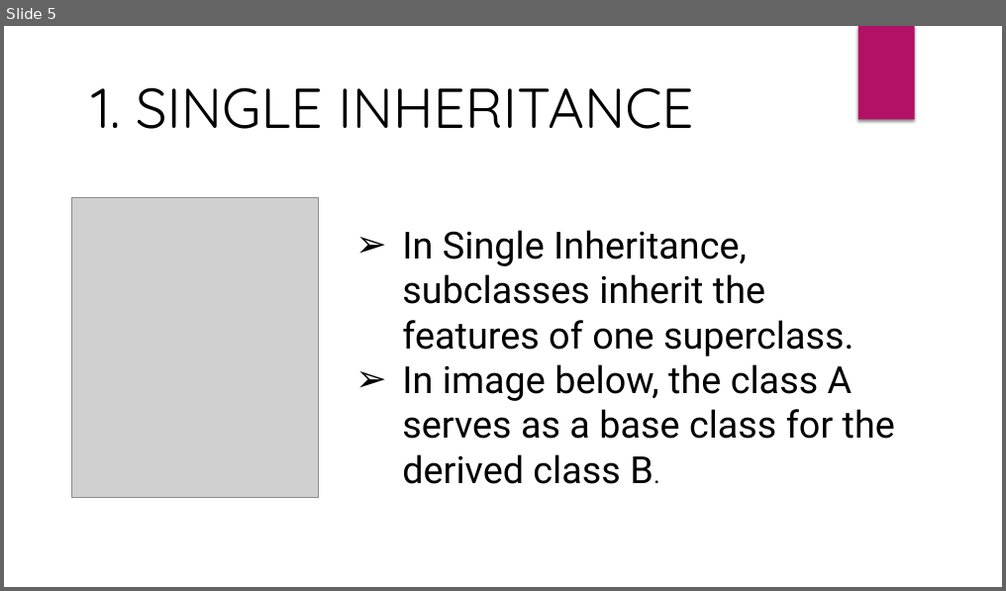
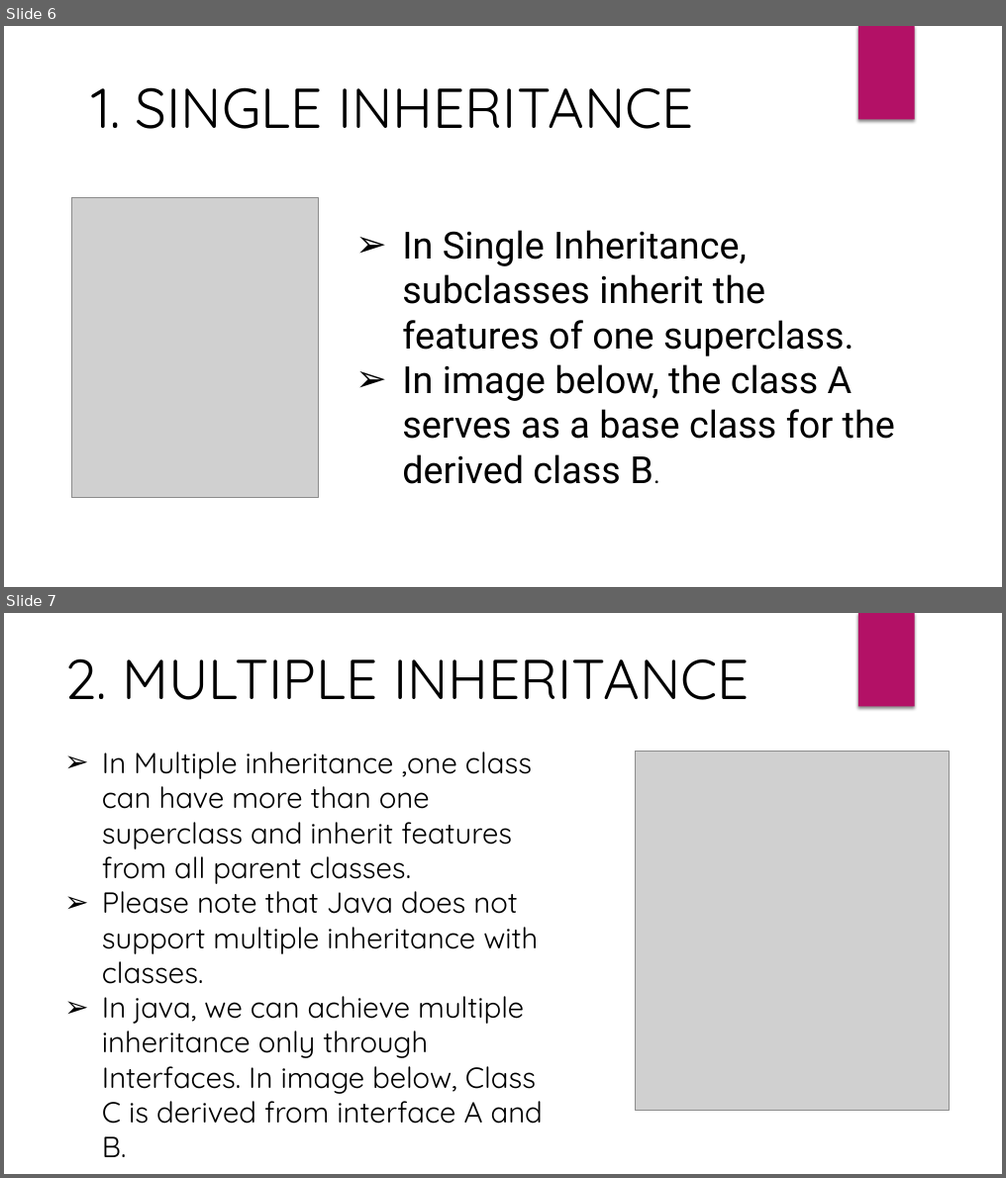
Before and after one commit to AshishVerma2711/Team, a slide deck: Inheritance.pptx. Shown one above the other, each under a label of ours: slide 5 before the commit, slides 6 and 7 after it. The pictures are 1006x591 and 1006x1178 pixels, drawn with LibreOffice and Linux fonts; fonts in the diff are those of the drawing; grey boxes stand for pictures. Boxes give left, top, right and bottom in pixels: in the first picture for what was removed or moved away, otherwise in the second. Text is boxed around its words. In the diff, an @@ line names an element or a change of style, - is before the commit and + after.

```diff
--- a/Inheritance.pptx
+++ b/Inheritance.pptx
@@ slide 7 added at [4,613,1002,1174], background #FFFFFF; not listed: 1 template element that a slide beside it also shows @@
@@ text added at [64,659,748,700], 54 pt, text #000000 @@
+2. MULTIPLE INHERITANCE
@@ text added at [102,752,543,1157], 28 pt, text #000000 @@
+➢ In Multiple inheritance ,one class can have more than one superclass and inherit features from all parent classes.
+➢ Please note that Java does not support multiple inheritance with classes.
+➢ In java, we can achieve multiple inheritance only through Interfaces. In image below, Class C is derived from interface A and B.
@@ picture added at [635,751,948,1111] @@
@@ what was slide 5 is now slide 6 @@
```
Also in this commit, not shown: 2 slides changed, 4 other slides added, 4 slides removed.
